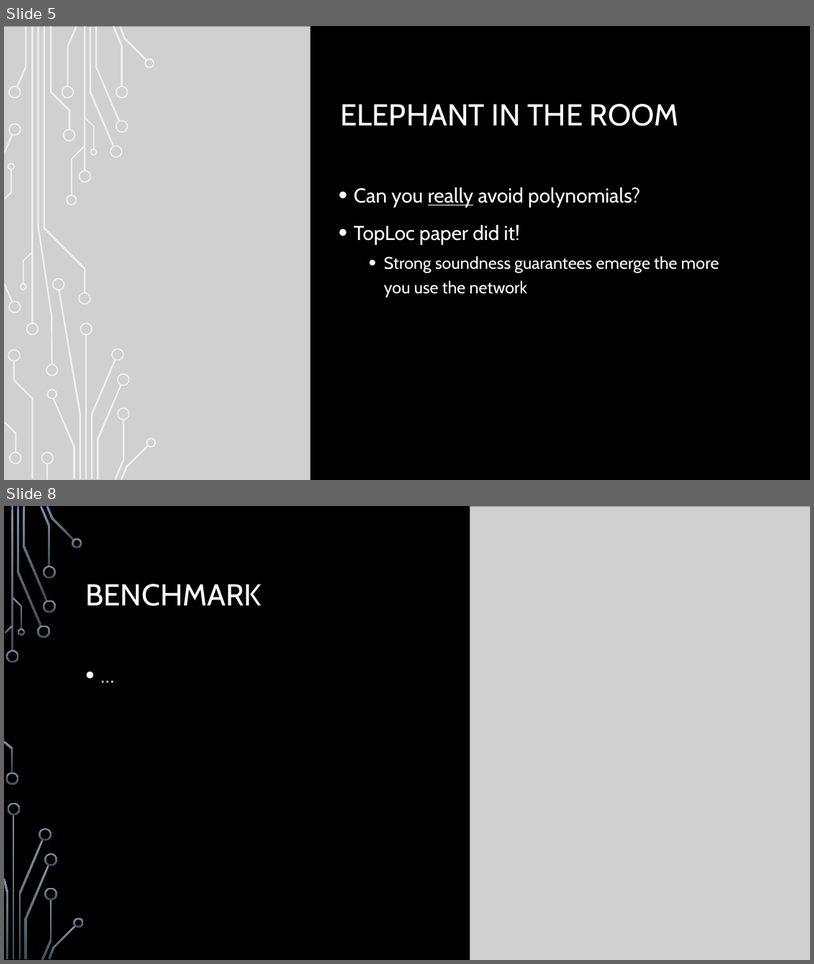
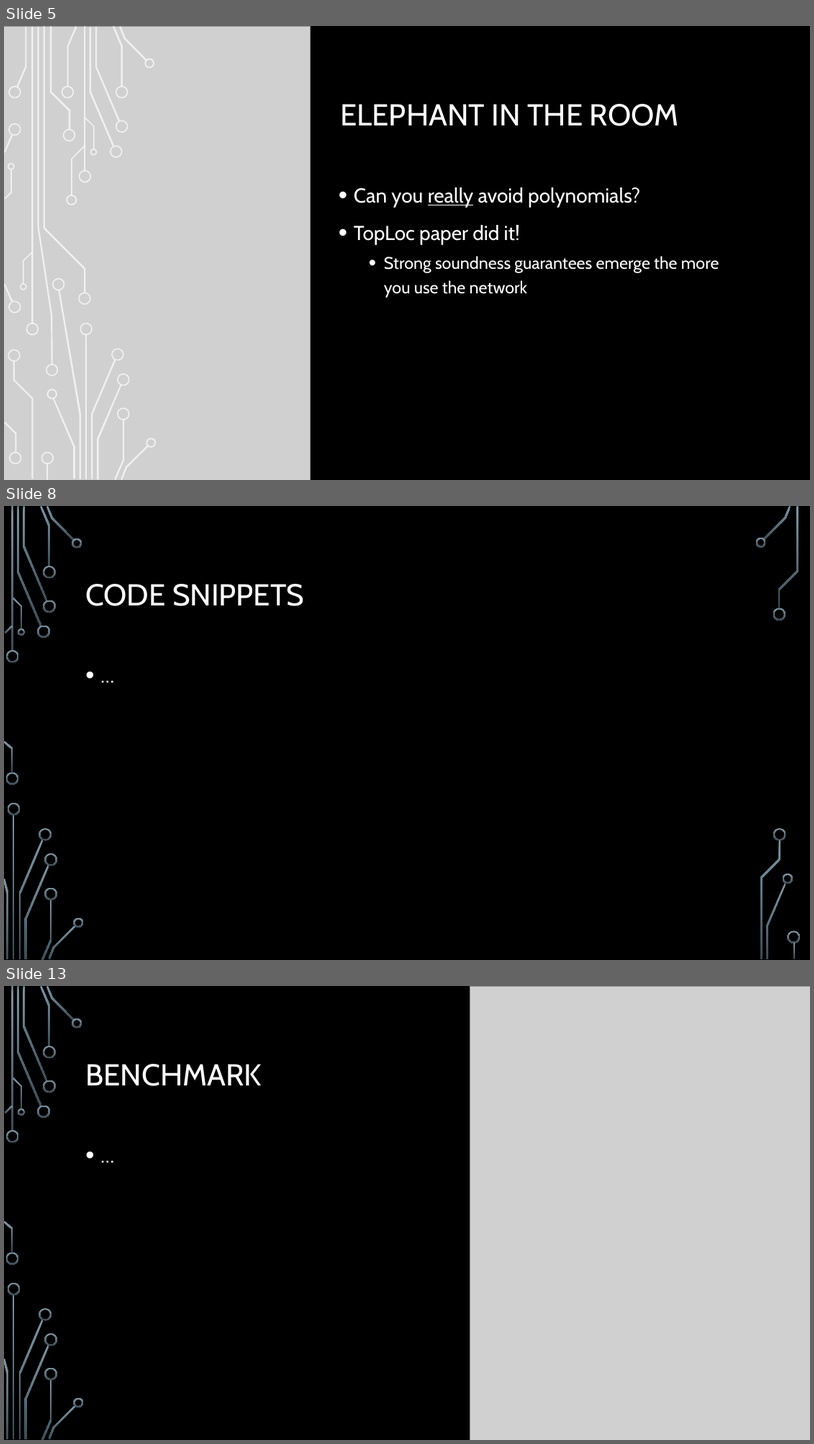
Before and after one commit to igorperic17/nomopoly, a slide deck: deck/zk-hack-berlin.pptx. Shown one above the other, each under a label of ours: slides 5 and 8 before the commit, slides 5, 8 and 13 after it; the slides between them are not shown. The pictures are 814x964 and 814x1444 pixels, drawn with LibreOffice and Linux fonts; fonts in the diff are those of the drawing; grey boxes stand for pictures; background and template pictures are left out. Boxes give left, top, right and bottom in pixels: in the first picture for what was removed or moved away, otherwise in the second. Text is boxed around its words. In the diff, an @@ line names an element or a change of style, - is before the commit and + after.

```diff
--- a/deck/zk-hack-berlin.pptx
+++ b/deck/zk-hack-berlin.pptx
@@ slide 8 added at box(4, 506, 810, 960), background picture (left out); not listed: 31 template elements that a slide beside it also shows @@
@@ title added at box(85, 584, 304, 606), 36 pt, text #FFFFFF @@
+CODE SNIPPETS
@@ text added at box(80, 655, 735, 889), 24 pt, text #FFFFFF @@
+• …
@@ group added at box(756, 538, 801, 943): 5 freeform shapes @@
@@ what was slide 8 is now slide 13 @@
```
Also in this commit, not shown: 2 slides changed, 5 other slides added, 1 slide removed, 9 other files.
